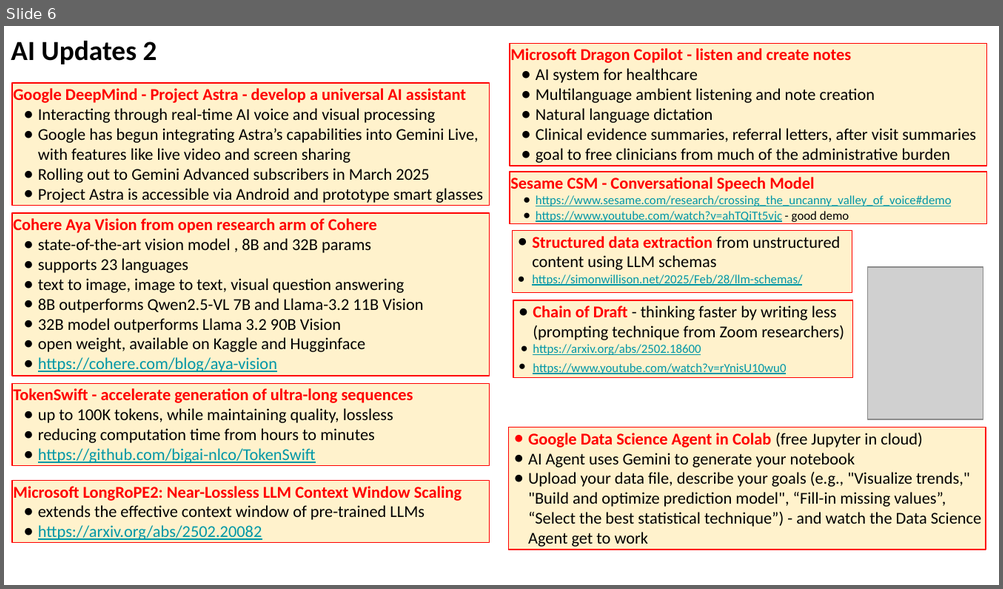
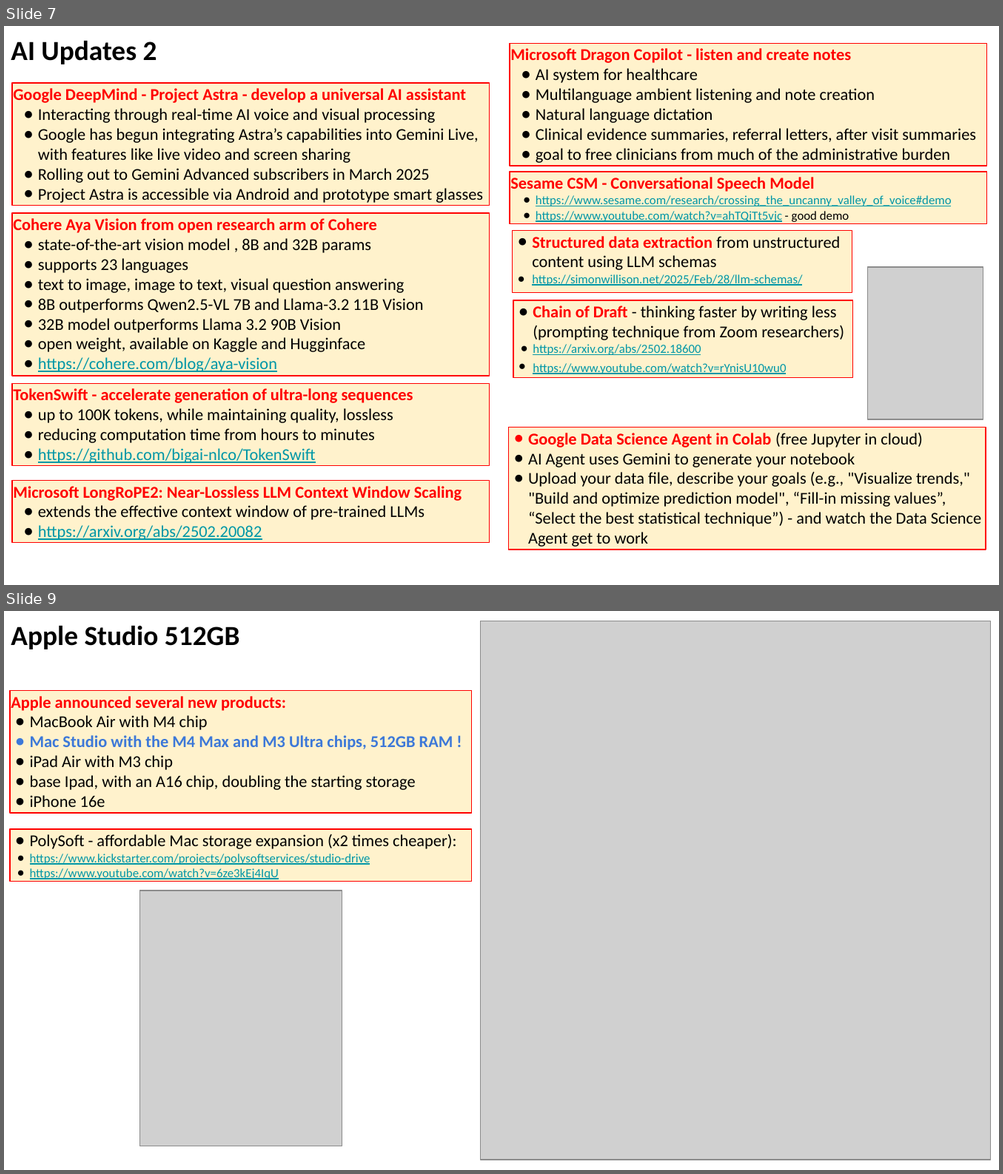
Before and after one commit to lselector/seminar, a slide deck: 2025/2025-03-07-AI-Updates.pptx. Shown one above the other, each under a label of ours: slide 6 before the commit, slides 7 and 9 after it; the slides between them are not shown. The pictures are 1003x589 and 1003x1174 pixels, drawn with LibreOffice and Linux fonts; fonts in the diff are those of the drawing; grey boxes stand for pictures. Boxes give left, top, right and bottom in pixels: in the first picture for what was removed or moved away, otherwise in the second. Text is boxed around its words. In the diff, an @@ line names an element or a change of style, - is before the commit and + after.

```diff
--- a/2025/2025-03-07-AI-Updates.pptx
+++ b/2025/2025-03-07-AI-Updates.pptx
@@ slide 9 added at [4, 611, 999, 1170], background #FFFFFF @@
@@ text added at [11, 625, 239, 649], 20 pt, text #000000, bold @@
+Apple Studio 512GB
@@ picture added at [481, 621, 990, 1160] @@
@@ rectangle added at [10, 691, 472, 813], fill #FFF2CC, outline #FF0000 0.75 pt, 12 pt, text #000000 @@
+Apple announced several new products:
+● MacBook Air with M4 chip
+● Mac Studio with the M4 Max and M3 Ultra chips, 512GB RAM !
+● iPad Air with M3 chip
+● base Ipad, with an A16 chip, doubling the starting storage
+● iPhone 16e
@@ rectangle added at [10, 830, 472, 883], fill #FFF2CC, outline #FF0000 0.75 pt, 9 pt, text #0097A7, underline @@
+● PolySoft - affordable Mac storage expansion (x2 times cheaper):
+● https://www.kickstarter.com/projects/polysoftservices/studio-drive
+● https://www.youtube.com/watch?v=6ze3kEj4IqU
@@ picture added at [140, 891, 342, 1146] @@
@@ what was slide 6 is now slide 7 @@
```
Also in this commit, not shown: 3 slides changed, 2 other slides added.
